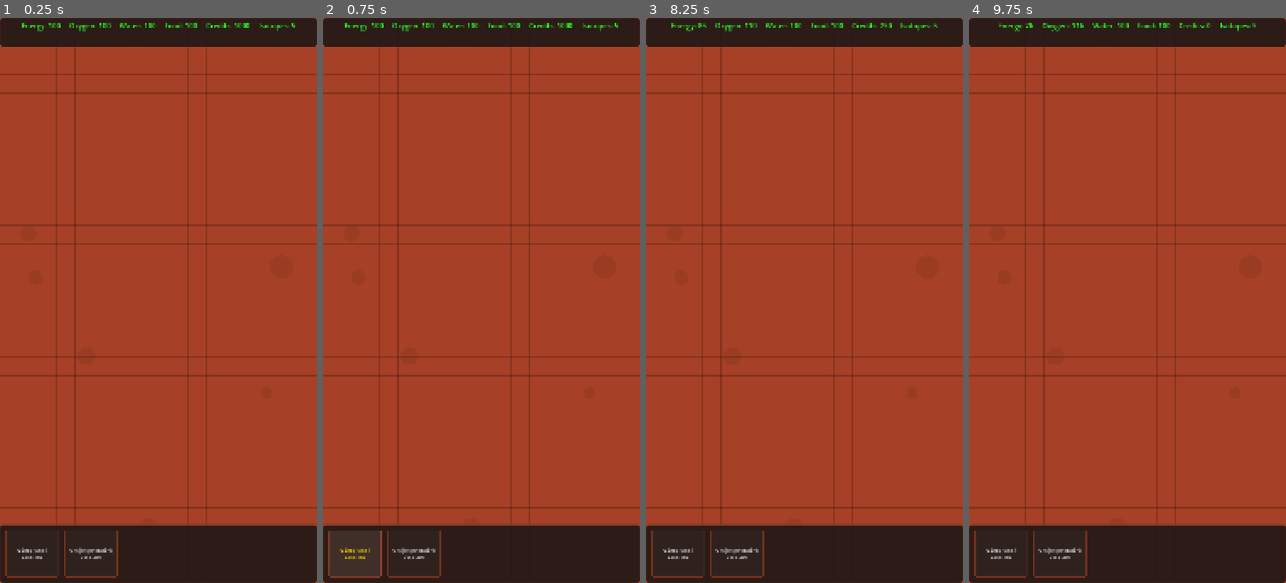
Above: before the commit, frames 1-4 (left to right).
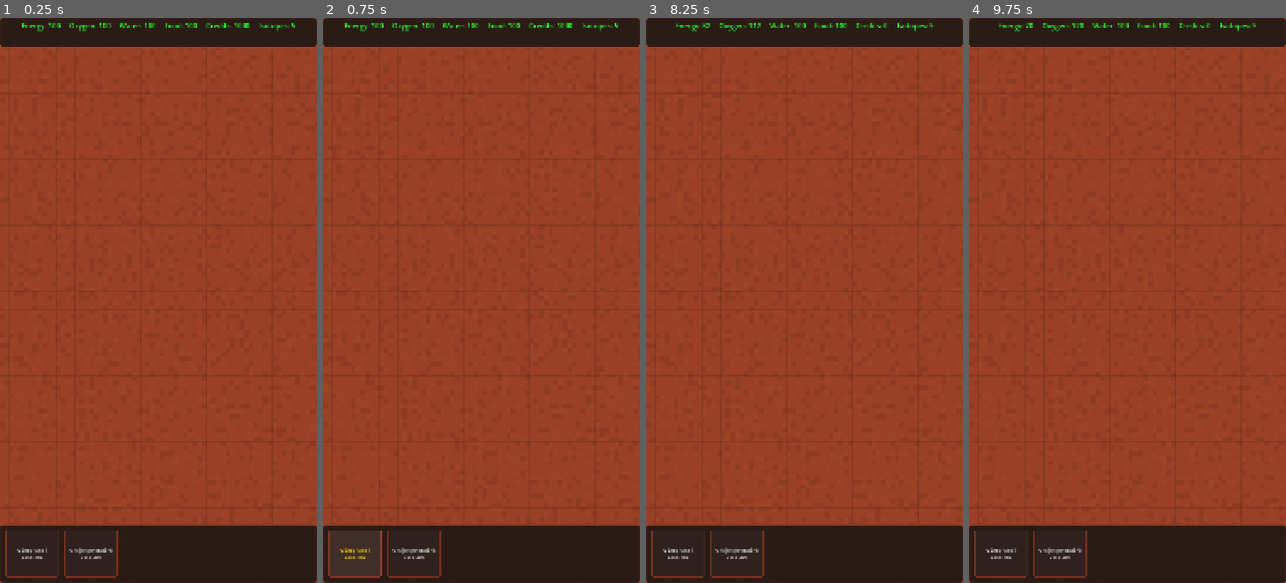
Above: after the commit, the same moments.

Repository: oguzkir/App-M
Game: Godot game, scene res://scenes/MainScene.tscn
The game is run twice, just before and just after one commit, with the same random seed, the same clock (stepped at 60 frames per second) and the same inputs.
Inputs (mouse positions are in pixels of both pictures, inside the frame that each line leads up to):
- Up to frame 1 (0.25 s): no input
- Up to frame 2 (0.75 s): click "Güneş Paneli Cost: 150" at 0.5 s
- Up to frame 3 (8.25 s): click "Oksijen Jeneratörü Cost: 250" at 1.25 s; click "Güneş Paneli Cost: 150" at 2 s; click "Oksijen Jeneratörü Cost: 250" at 2.75 s; click "Güneş Paneli Cost: 150" at 3.5 s; click "Oksijen Jeneratörü Cost: 250" at 4.25 s; tap Enter at 5, 6.5, 8 s; move the mouse to (874, 272) at 5.02 s; click (874, 272) at 5.17 s; tap Space at 5.75, 7.25 s; drag from (880, 272) to (788, 413) at 5.77 s; move the mouse to (836, 176) at 6.52 s; click (836, 176) at 6.67 s; drag from (842, 176) to (709, 215) at 7.27 s; move the mouse to (899, 385) at 8.02 s; click (899, 385) at 8.17 s
- Up to frame 4 (9.75 s): tap Space at 8.75 s; drag from (1222, 385) to (1079, 159) at 8.77 s; move the mouse to (1143, 300) at 9.52 s; click (1143, 300) at 9.67 s

The runs differ from the first frame. In frame 1, 2.3% of the frame differs, in the area x 0-100%, y 5-90%; in frame 2, 2.3%; in frame 3, 2.7%, in the area x 0-100%, y 0-90%; in frame 4, 2.3%.

Commit message:
Implement TileSet32x32 and TileMapLayer for Mars terrain

Diff:
--- /dev/null
+++ b/resources/MarsTileSet.tres
@@ -0,0 +1,19 @@
+[gd_resource type="TileSet" load_steps=3 format=3 uid="uid://mars_tileset"]
+
+[ext_resource type="Texture2D" uid="uid://tileset_tex" path="res://assets/images/TileSet32x32.jpg" id="1_tex"]
+
+[sub_resource type="TileSetAtlasSource" id="TileSetAtlasSource_1"]
+texture = ExtResource("1_tex")
+texture_region_size = Vector2i(32, 32)
+0:0/0 = 0
+1:0/0 = 0
+2:0/0 = 0
+3:0/0 = 0
+0:1/0 = 0
+1:1/0 = 0
+2:1/0 = 0
+3:1/0 = 0
+
+[resource]
+tile_size = Vector2i(32, 32)
+sources/0 = SubResource("TileSetAtlasSource_1")
--- a/scenes/MainScene.tscn
+++ b/scenes/MainScene.tscn
@@ -9,7 +9,13 @@
 
 [ext_resource type="PackedScene" uid="uid://building_info" path="res://ui/BuildingInfoPanel.tscn" id="5_info"]
 
+[ext_resource type="TileSet" uid="uid://mars_tileset" path="res://resources/MarsTileSet.tres" id="6_tileset"]
+
 [node name="MainScene" type="Node2D"]
+
+[node name="TileMapLayer" type="TileMapLayer" parent="."]
+z_index = -11
+tile_set = ExtResource("6_tileset")
 
 [node name="GridVisualizer" type="Node2D" parent="."]
 z_index = -10
--- a/scripts/GridVisualizer.gd
+++ b/scripts/GridVisualizer.gd
@@ -1,33 +1,37 @@
 extends Node2D
 
-# Advanced Grid & Terrain Visualizer
-# Draws a textured-like Mars surface and a clear grid
+# Advanced Procedural Mars Terrain
+# Uses FastNoiseLite to generate textures like the reference images
+
+var noise = FastNoiseLite.new()
+
+func _ready():
+	noise.seed = randi()
+	noise.frequency = 0.05
+	noise.noise_type = FastNoiseLite.TYPE_PERLIN
+	queue_redraw()
 
 func _draw():
 	var tile_size = GridManager.tile_size
 	var grid_width = 100
 	var grid_height = 100
 
-	# 1. Draw "Mars-y" Base with Noise-like pattern
-	# Instead of a flat rect, we draw multiple tinted rects for "texture"
-	draw_rect(Rect2(0, 0, grid_width * tile_size, grid_height * tile_size), Color(0.65, 0.25, 0.15))
+	# Draw base Mars color
+	draw_rect(Rect2(0, 0, grid_width * tile_size, grid_height * tile_size), Color(0.6, 0.25, 0.15))
 
-	var rng = RandomNumberGenerator.new()
-	rng.seed = 42 # Constant seed for consistent "terrain"
+	# Procedurally draw terrain variations (rocks, craters, shadows)
+	# This mimics the "Surviving Mars" ground texture
+	for x in range(0, grid_width * tile_size, 16):
+		for y in range(0, grid_height * tile_size, 16):
+			var val = noise.get_noise_2d(x, y)
+			if val > 0.2: # Highlights / Rocks
+				draw_rect(Rect2(x, y, 16, 16), Color(0.7, 0.35, 0.2, 0.15))
+			elif val < -0.2: # Shadows / Depressions
+				draw_rect(Rect2(x, y, 16, 16), Color(0.4, 0.15, 0.1, 0.2))
 
-	# Draw some "craters" and "rocks" (simple circles and rects for now)
-	for i in range(200):
-		var pos = Vector2(rng.randf_range(0, grid_width * tile_size), rng.randf_range(0, grid_height * tile_size))
-		var size = rng.randf_range(10, 50)
-		var color_tint = Color(0.5, 0.2, 0.1, 0.3)
-		draw_circle(pos, size, color_tint)
-
-	# 2. Draw Sharp Grid
-	var grid_color = Color(0, 0, 0, 0.2)
+	# Draw Subtle Grid Lines
+	var grid_color = Color(0, 0, 0, 0.1)
 	for x in range(grid_width + 1):
-		draw_line(Vector2(x * tile_size, 0), Vector2(x * tile_size, grid_height * tile_size), grid_color, 1.5)
+		draw_line(Vector2(x * tile_size, 0), Vector2(x * tile_size, grid_height * tile_size), grid_color, 1.0)
 	for y in range(grid_height + 1):
-		draw_line(Vector2(0, y * tile_size), Vector2(grid_width * tile_size, y * tile_size), grid_color, 1.5)
-
-func _ready():
-	queue_redraw()
+		draw_line(Vector2(0, y * tile_size), Vector2(grid_width * tile_size, y * tile_size), grid_color, 1.0)
--- a/scripts/core/GridManager.gd
+++ b/scripts/core/GridManager.gd
@@ -3,7 +3,7 @@
 # Singleton: GridManager
 # Handles coordinate conversions and tile occupancy
 
-@export var tile_size: int = 64
+@export var tile_size: int = 32
 var occupied_tiles: Dictionary = {} # Key: Vector2i (Grid Coords), Value: Building Instance
 
 func world_to_grid(world_pos: Vector2) -> Vector2i:
Binary file added: assets/images/TileSet32x32.jpg
Not shown, added: assets/images/TileSet32x32.jpg.import
Binary file added: surviving-mars-1.jpg
Not shown, added: surviving-mars-1.jpg.import
Binary file added: surviving-mars-2.jpg
Not shown, added: surviving-mars-2.jpg.import
Binary file added: surviving-mars-3.jpg
Not shown, added: surviving-mars-3.jpg.import
